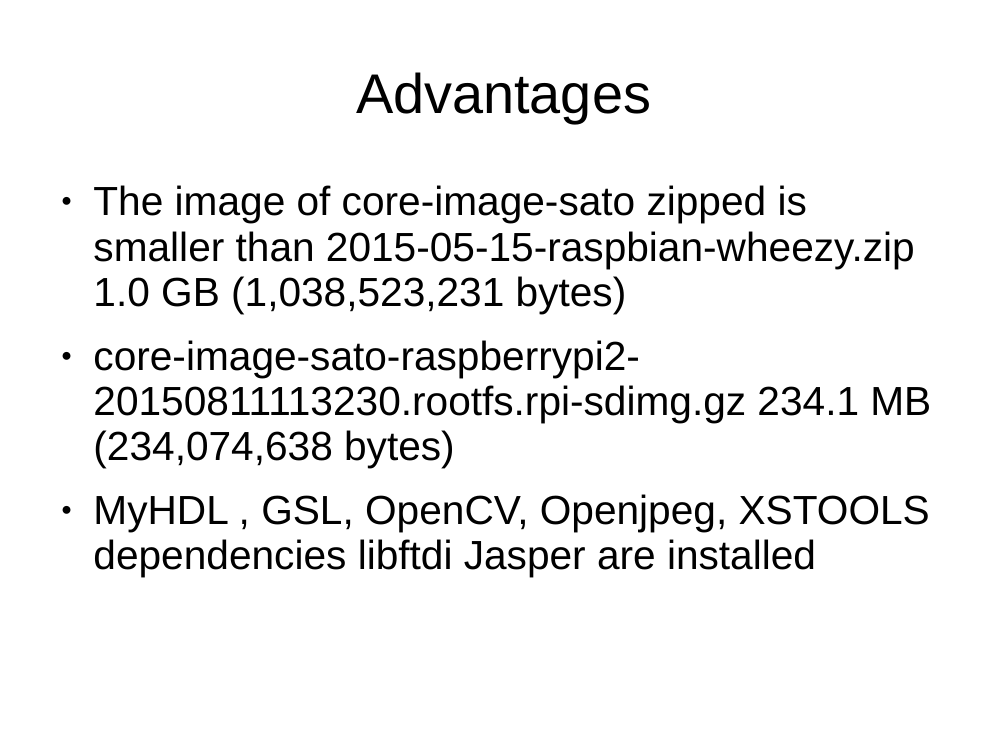
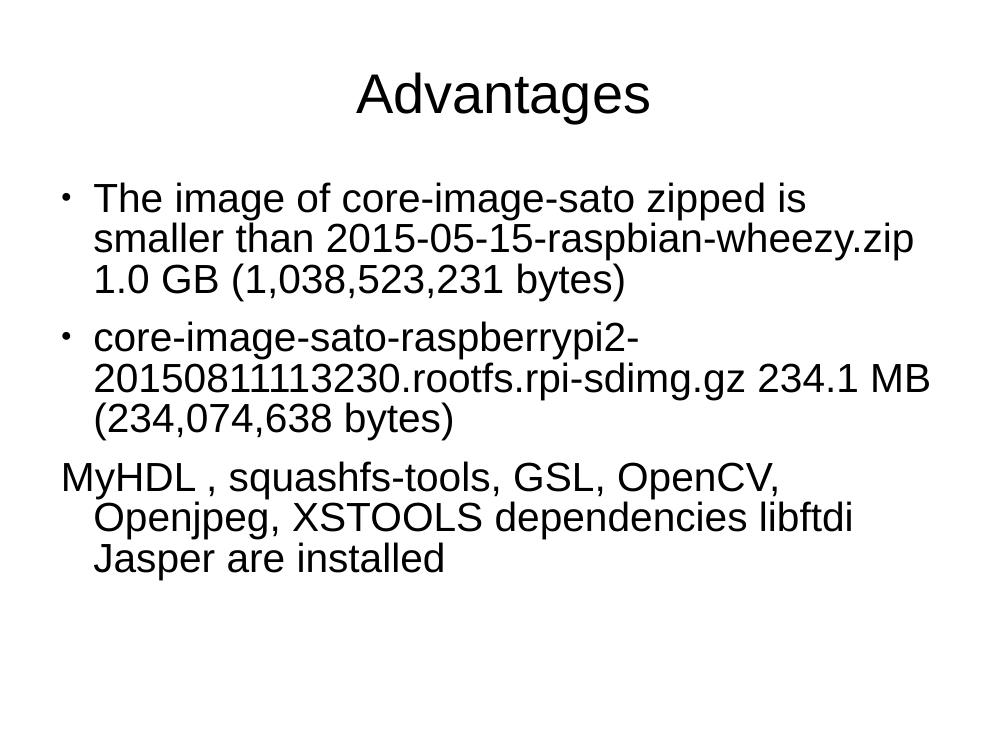
Before and after one commit to develone/raspberrypi2_yocto, a slide deck: slide 2 of doc/yocto_raspbain.ppt. Drawn at 1008x756 pixels with LibreOffice and Linux fonts; fonts in the diff are those of the drawing. Boxes give left, top, right and bottom in pixels: in the first picture for what was removed or moved away, otherwise in the second. Text is boxed around its words. In the diff, an @@ line names an element or a change of style, - is before the commit and + after.

```diff
--- a/doc/yocto_raspbain.ppt
+++ b/doc/yocto_raspbain.ppt
@@ text at box(93, 182, 931, 440): line spacing 0.93 to 0.83 @@
@@ text at box(61, 461, 854, 579): text changed @@
-● MyHDL , GSL, OpenCV, Openjpeg, XSTOOLS dependencies libftdi Jasper are installed
+MyHDL , squashfs-tools, GSL, OpenCV, Openjpeg, XSTOOLS dependencies libftdi Jasper are installed
```
Also in this commit, not shown: 3 other slides changed, 1 slide added.
